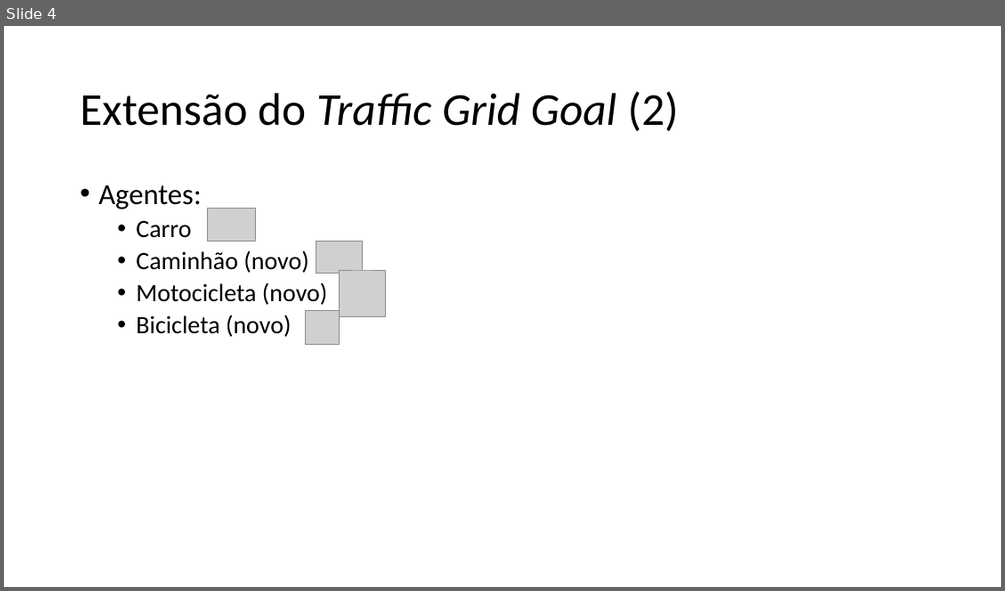
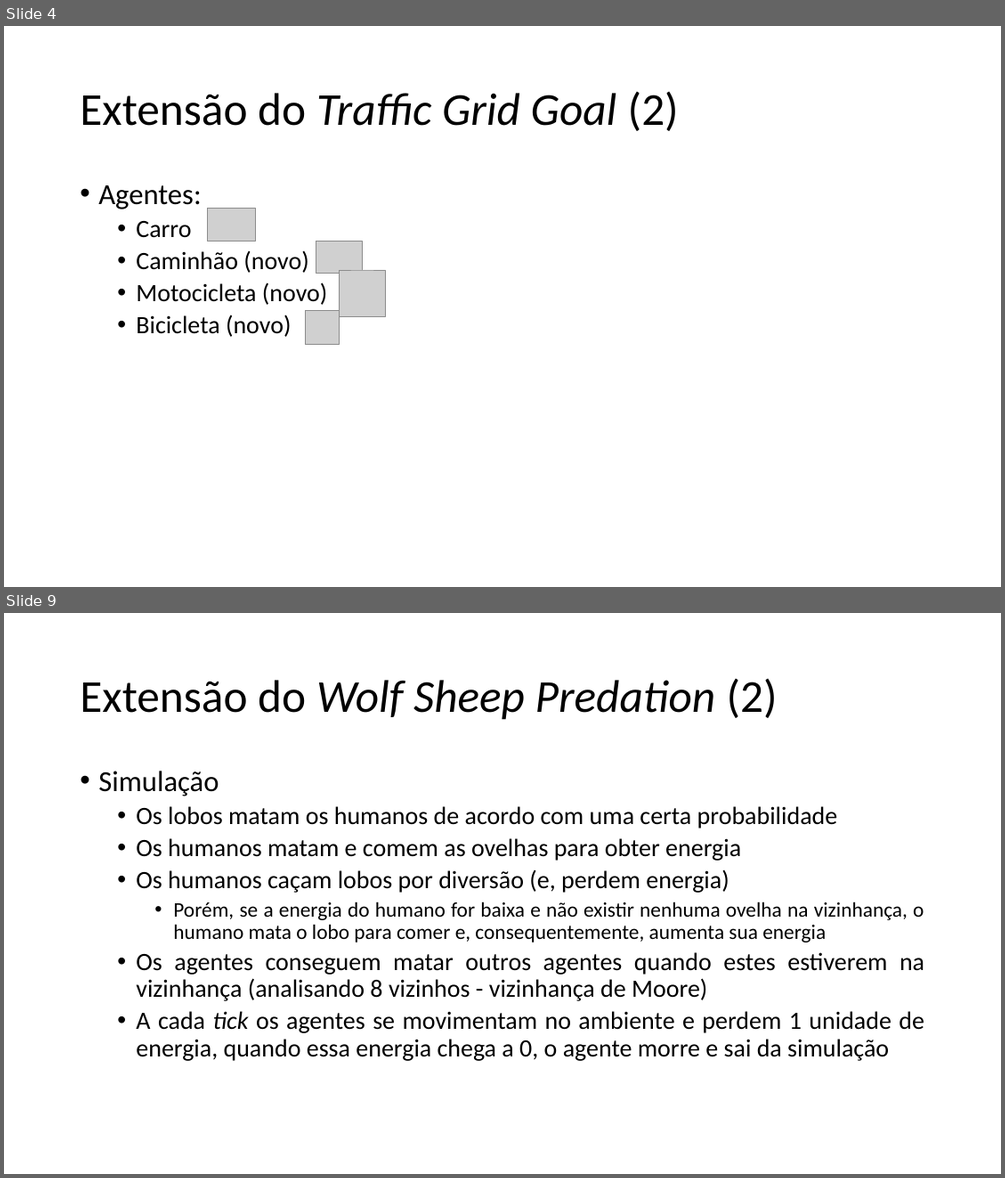
Before and after one commit to rejunges/SimulacaoSocial, a slide deck: Trabalho Netlogo.pptx. Shown one above the other, each under a label of ours: slide 4 before the commit, slides 4 and 9 after it; the slides between them are not shown. The pictures are 1005x591 and 1005x1178 pixels, drawn with LibreOffice and Linux fonts; fonts in the diff are those of the drawing; grey boxes stand for pictures. Boxes give left, top, right and bottom in pixels: in the first picture for what was removed or moved away, otherwise in the second. Text is boxed around its words. In the diff, an @@ line names an element or a change of style, - is before the commit and + after.

```diff
--- a/Trabalho Netlogo.pptx
+++ b/Trabalho Netlogo.pptx
@@ slide 9 added at <box>4,613,1001,1174</box>, background #FFFFFF @@
@@ title added at <box>80,678,777,720</box>, 44 pt, text #000000, italic @@
+Extensão do Wolf Sheep Predation (2)
@@ text added at <box>98,771,924,1061</box>, 24 pt, text #000000 @@
+• Simulação
+  • Os lobos matam os humanos de acordo com uma certa probabilidade
+  • Os humanos matam e comem as ovelhas para obter energia
+  • Os humanos caçam lobos por diversão (e, perdem energia)
+    • Porém, se a energia do humano for baixa e não existir nenhuma ovelha na vizinhança, o humano mata o lobo para comer e, consequentemente, aumenta sua energia
+  • Os agentes conseguem matar outros agentes quando estes estiverem na vizinhança (analisando 8 vizinhos - vizinhança de Moore)
+  • A cada tick os agentes se movimentam no ambiente e perdem 1 unidade de energia, quando essa energia chega a 0, o agente morre e sai da simulação
```
Also in this commit, not shown: 4 slides changed, 7 other slides added, 1 other file.
